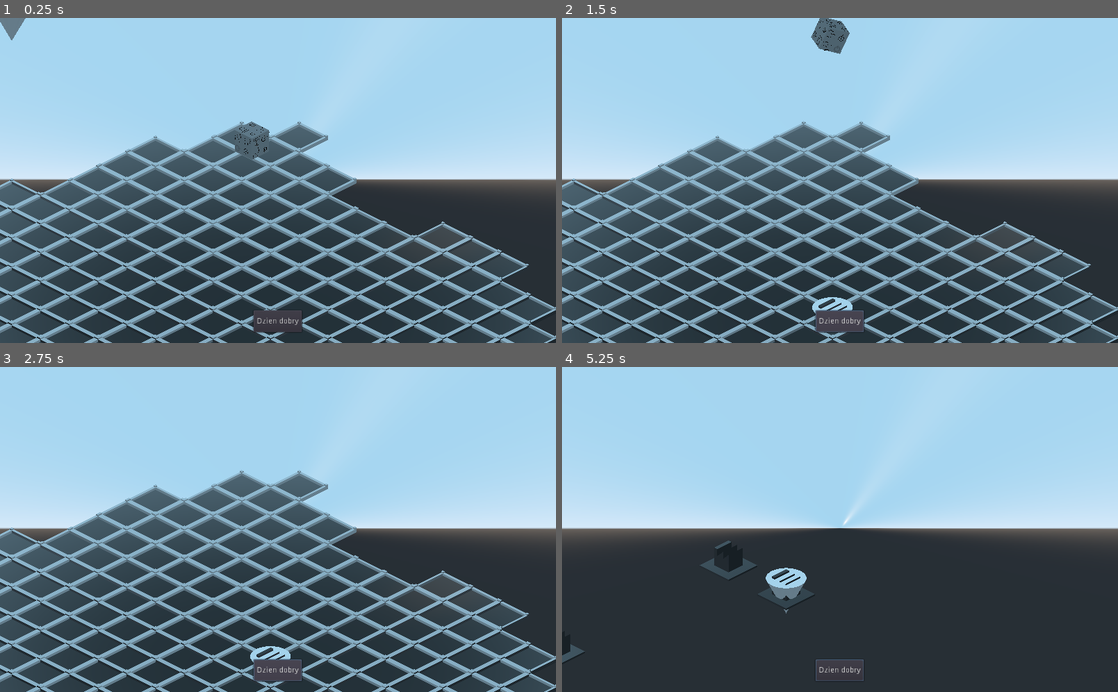
Above: before the commit, frames 1-4 (two rows, left to right).
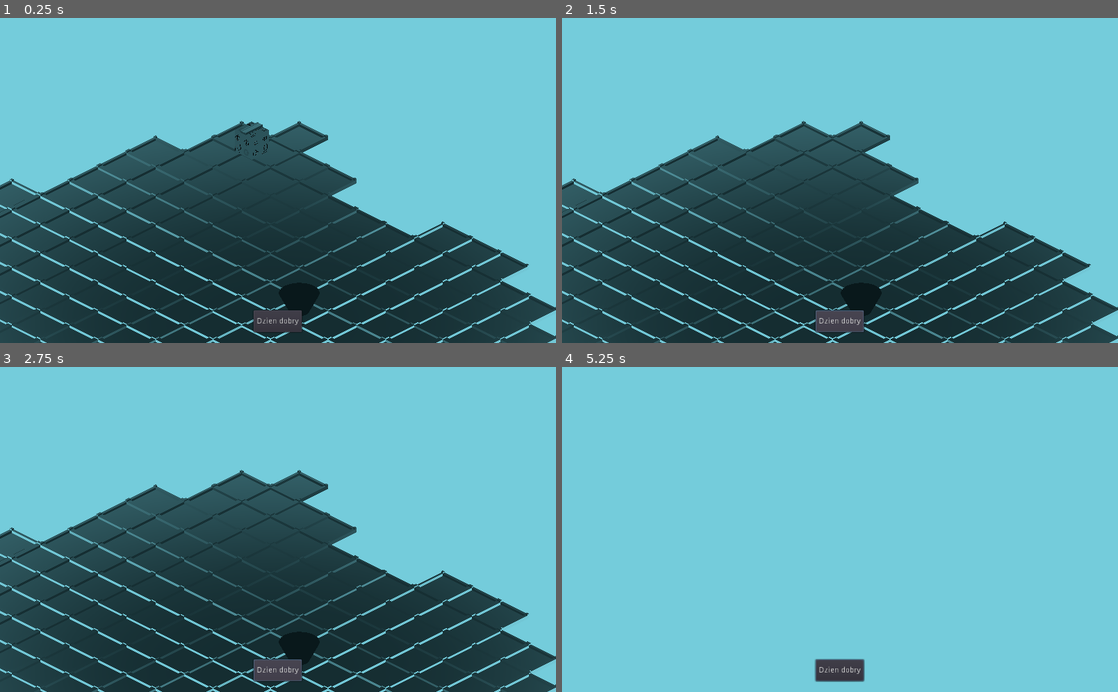
Above: after the commit, the same moments.

Repository: RudyMis/roll-the-dice
Game: Godot game, scene res://scenes/grid.tscn
Same seed, same stepped clock (60 frames per second), same inputs: the game is played once before the commit and once after it. The project has no main scene, so this scene is started directly.
Inputs (mouse positions are in pixels of both pictures, inside the frame that each line leads up to):
- Up to frame 1 (0.25 s): no input
- Up to frame 2 (1.5 s): click "Dzien dobry" at 0.5 s; click "Dzien dobry" at 1.25 s
- Up to frame 3 (2.75 s): click "Dzien dobry" at 2 s
- Up to frame 4 (5.25 s): tap Enter at 2.75, 5 s; move the mouse to (962, 513) at 2.77 s; hold Right mouse button (mouse_right) 2.78-3.53 s; click (962, 513) at 2.92 s; move the mouse to (728, 545) at 3.52 s; right-click (728, 545) at 3.6 s; click (728, 545) at 3.67 s; tap Space at 4.25 s; move the mouse to (895, 458) at 4.27 s; hold Right mouse button (mouse_right) 4.28-5.03 s; click (895, 458) at 4.42 s; move the mouse to (812, 594) at 5.02 s; right-click (812, 594) at 5.1 s; click (812, 594) at 5.17 s

The runs differ from the first frame. In frame 1, 72% of the frame differs, in the area x 0-100%, y 0-100%; in frame 2, 72%; in frame 3, 72%; in frame 4, 99%.

Commit message:
road on dice

Diff:
--- a/DiceGuard.gd
+++ b/DiceGuard.gd
@@ -1,4 +1,6 @@
 extends RayCast
+
+signal Rolled
 
 export (NodePath) var np_dice
 onready var dice = get_node(np_dice)
@@ -6,15 +8,15 @@
 var last_pos = translation
 var stop = true
 
-func _process(delta):
+func _process(_delta):
 	translation = dice.translation
 	var collider = get_collider()
 	var pos = translation
-	if (collider != null):
-		if (pos.distance_squared_to(last_pos) < 1e-8):
+	if collider != null:
+		if pos.distance_squared_to(last_pos) < 1e-8:
 			if stop == false:
-				var colliding = 7 - int(collider.get_name()[5])
-				print("Wyrzucono: " + String(colliding))
+#				var colliding = 7 - int(collider.get_name()[5])
+#				print("Wyrzucono: " + String(colliding))
 				stop = true
 		else:
 			stop = false
--- /dev/null
+++ b/autoload/game_controller.gd
@@ -0,0 +1,4 @@
+extends Node
+
+func _ready():
+	pass # Replace with function body.
--- /dev/null
+++ b/autoload/side_generator.gd
@@ -0,0 +1,73 @@
+extends Node
+
+var ps_side = preload("res://scenes/dice/side.tscn")
+var all_types = ["factory", "house", "tree", "water"]
+var all_dividers = ["road"]
+var divider_chance = 0.5
+var sprites_directory = "res://assets/sprites/"
+var mesh_directory = "res://scenes/dividers/"
+
+func get_files(directory: String, prefix: String, sufix: String):
+	var files = []
+	var dir = Directory.new()
+	dir.open(directory)
+	dir.list_dir_begin()
+
+	while true:
+		var file = dir.get_next()
+		if file == "":
+			break
+		elif file.begins_with(prefix) and file.ends_with(sufix):
+			files.append(file)
+
+	dir.list_dir_end()
+	return files
+
+func create_divider(types = all_dividers):
+	if randf() > divider_chance:
+		return null
+
+	var type = randi() % len(types)
+	# FIXME: Give correct path to mesh files
+	var mesh_files = get_files(mesh_directory, types[type], ".tscn")
+	if len(mesh_files) == 0:
+		print("No meshes for type: ", types[type])
+		return null
+	var mesh_idx = randi() % len(mesh_files)
+	var ps_mesh = load(mesh_directory + mesh_files[mesh_idx])
+	if ps_mesh and ps_mesh.has_method("instance"):
+		var mesh = ps_mesh.instance()
+		var direction = randi() % 4
+		mesh.rotate_x(-PI / 2)
+		mesh.rotate_z(direction * PI / 2)
+		return mesh
+	return null
+
+func create_side(types = all_types):
+	randomize()
+	var side = ps_side.instance()
+
+	# Fields
+	for i in range(4):
+		var type = randi() % len(types)
+		var texture_files = get_files(sprites_directory, types[type], ".png")
+		if len(texture_files) == 0:
+			print("No textures for type: ", types[type])
+			continue
+		var texture_idx = randi() % len(texture_files)
+		side.set_field(str(i), load(sprites_directory + texture_files[texture_idx]))
+
+	var divider = create_divider()
+	if divider:
+		divider.scale *= Vector3.ONE / side.scale
+		side.add_child(divider)
+
+	return side
+
+func _ready():
+	pass # Replace with function body.
+
+
+# Called every frame. 'delta' is the elapsed time since the previous frame.
+#func _process(delta):
+#	pass
--- a/default_env.tres
+++ b/default_env.tres
@@ -3,5 +3,6 @@
 [sub_resource type="ProceduralSky" id=1]
 
 [resource]
-background_mode = 2
+background_mode = 1
 background_sky = SubResource( 1 )
+background_color = Color( 0.458824, 0.803922, 0.862745, 1 )
--- a/project.godot
+++ b/project.godot
@@ -37,7 +37,7 @@
 
 [autoload]
 
-SideGenerator="*res://side_generator.gd"
+SideGenerator="*res://autoload/side_generator.gd"
 
 [global]
 
--- a/scenes/Pointer.gd
+++ b/scenes/Pointer.gd
@@ -5,7 +5,7 @@
 
 export var transition_speed = 0.1
 
-func _process(delta):
+func _process(_delta):
 	var pos2d = get_viewport().get_mouse_position()
 	var pos3d = plane.intersects_ray($"../Camera".project_ray_origin(pos2d),$"../Camera".project_ray_normal(pos2d))
 	if (pos3d != null):
--- a/scenes/TileAdder.gd
+++ b/scenes/TileAdder.gd
@@ -1,14 +1,14 @@
 extends Spatial
 
+export var transition_speed = 0.1
+
 var tiles = []
+var current_tile = null
+var last_pos = Vector3(0, 0, 0)
+var plane = Plane(Vector3(0, 1, 0), 0)
 
-var tileset = { "factory" : load("res://scenes/tiles/factory.tscn"),
-				"tree" : load("res://scenes/tiles/tree.tscn"),
-				"house" : load("res://scenes/tiles/house.tscn"), }
-
-export var current_tile = "house"
-
-var plane = Plane(Vector3(0, 1, 0), 0)
+onready var camera = $Camera
+onready var tween = $Tween
 
 func _ready():
 	pass
@@ -17,14 +17,32 @@
 	if event is InputEventMouseButton and event.button_index == BUTTON_LEFT:
 		var mouse_pos = get_viewport().get_mouse_position();
 		var pos = plane.intersects_ray(
-			$"../Camera".project_ray_origin(mouse_pos),
-			$"../Camera".project_ray_normal(mouse_pos)
+			camera.project_ray_origin(mouse_pos),
+			camera.project_ray_normal(mouse_pos)
 			)
 		if (pos != null):
 			pos.x = round(pos.x)
 			pos.z = round(pos.z)
-			if tiles.find(Vector2(pos.x, pos.z)) == -1:
-				var tile_to_add = tileset[current_tile].instance()
-				tile_to_add.translation = pos
-				add_child(tile_to_add)
+			if tiles.find(Vector2(pos.x, pos.z)) == -1 and current_tile != null:
+				current_tile.translation = pos
+				add_child(current_tile)
 				tiles.append(Vector2(pos.x, pos.z))
+				current_tile = null
+
+func _process(_delta):
+	var pos2d = get_viewport().get_mouse_position()
+	var pos3d = plane.intersects_ray(camera.project_ray_origin(pos2d), camera.project_ray_normal(pos2d))
+	if (pos3d != null):
+		pos3d.x = round(pos3d.x)
+		pos3d.z = round(pos3d.z)
+		if last_pos != pos3d and current_tile:
+			# animate movement
+			if tween.is_active():
+				tween.stop_all()
+				tween.remove_all()
+				last_pos = translation
+			tween.interpolate_property(current_tile, "translation",
+				last_pos, pos3d, transition_speed,
+				Tween.TRANS_LINEAR, Tween.EASE_IN_OUT)
+			tween.start()
+			last_pos = pos3d
--- a/scenes/camera.gd
+++ b/scenes/camera.gd
@@ -1,5 +1,4 @@
 extends Camera
-
 
 export (float) var speed = -0.025
 export (NodePath) var np_dice
@@ -17,7 +16,7 @@
 
 func _on_roll_pressed():
 	if dice and dice.is_class("Dice"):
-		var dice_target_position = viewport_to_map(get_viewport().size * Vector2(0.5, 0.75))
+		var dice_target_position = viewport_to_map(get_viewport().size * Vector2(0.5, 0.5))
 
 		if dice_target_position:
 			dice.roll(Vector3.UP + (dice_target_position - dice.transform.origin) / 10)
--- a/scenes/dice/dice.gd
+++ b/scenes/dice/dice.gd
@@ -1,6 +1,7 @@
 extends RigidBody
 
 class_name Dice
+
 func is_class(name): return name == "Dice" || .is_class(name)
 func get_class(): return "Dice"
 
--- a/scenes/dice/dice.tscn
+++ b/scenes/dice/dice.tscn
@@ -84,19 +84,19 @@
 transform = Transform( 1.5, 0, 0, 0, 1.5, 0, 0, 0, 1.5, 0, 0, 0 )
 
 [node name="0" type="Spatial" parent="visual_sides"]
-transform = Transform( 0, -0.04, 1.74846e-09, -0.04, 7.64274e-17, 1.74846e-09, -1.74846e-09, -1.74846e-09, -0.04, 0, -4.37114e-10, 0.21 )
+transform = Transform( 4.37114e-08, -1, 1.50996e-07, -1, -4.37114e-08, 4.37115e-08, -4.37115e-08, -1.50996e-07, -1, 0, -4.37114e-10, 0.21 )
 
 [node name="1" type="Spatial" parent="visual_sides"]
-transform = Transform( -1.74846e-09, -1.74846e-09, -0.04, -0.04, 0, 1.74846e-09, -1.11022e-16, 0.04, -1.74846e-09, -0.21, 4.37114e-10, 0 )
+transform = Transform( 1.91069e-15, -4.37114e-08, 1, -1, -4.37114e-08, 0, 4.37114e-08, -1, -4.37114e-08, -0.21, 4.37114e-10, 0 )
 
 [node name="2" type="Spatial" parent="visual_sides"]
-transform = Transform( 0.04, -1.11022e-16, 1.29875e-23, -6.61744e-24, -1.74846e-09, -0.04, 1.11022e-16, 0.04, -1.74846e-09, 0, 0.21, 2.98023e-08 )
+transform = Transform( 1, -2.77555e-15, 1.21323e-22, 0, -4.37114e-08, -1, 2.77555e-15, 1, -4.37114e-08, 0, 0.21, 2.98023e-08 )
 
 [node name="3" type="Spatial" parent="visual_sides"]
-transform = Transform( 0.04, -1.11022e-16, 1.29875e-23, -6.61744e-24, -1.74846e-09, -0.04, 1.11022e-16, 0.04, -1.74846e-09, 1.77636e-15, -0.21, 0 )
+transform = Transform( 1, 0, 0, 0, -4.37114e-08, 1, 0, -1, -4.37114e-08, 1.77636e-15, -0.21, 0 )
 
 [node name="4" type="Spatial" parent="visual_sides"]
-transform = Transform( -1.74846e-09, -1.74846e-09, -0.04, -0.04, 0, 1.74846e-09, -1.11022e-16, 0.04, -1.74846e-09, 0.21, -4.37114e-10, 2.98023e-08 )
+transform = Transform( -4.37115e-08, -4.37114e-08, -1, -1, 7.54979e-08, 4.37115e-08, 7.54979e-08, 1, -4.37114e-08, 0.21, -4.37114e-10, 2.98023e-08 )
 
 [node name="5" type="Spatial" parent="visual_sides"]
-transform = Transform( 0.04, 0, 0, 0, 0.04, 0, 0, 0, 0.04, 0, 0, -0.21 )
+transform = Transform( 1, 0, 0, 0, 1, 0, 0, 0, 1, 0, 0, -0.21 )
--- a/scenes/dice/side.tscn
+++ b/scenes/dice/side.tscn
@@ -4,6 +4,7 @@
 [ext_resource path="res://assets/sprites/tree4.png" type="Texture" id=2]
 
 [node name="side" type="Spatial"]
+transform = Transform( 0.04, 0, 0, 0, 0.04, 0, 0, 0, 0.04, 0, 0, 0 )
 script = ExtResource( 1 )
 
 [node name="1" type="Sprite3D" parent="."]
--- a/scenes/grid.tscn
+++ b/scenes/grid.tscn
@@ -1,10 +1,9 @@
-[gd_scene load_steps=10 format=2]
+[gd_scene load_steps=9 format=2]
 
 [ext_resource path="res://scenes/grid_placeholder.tres" type="ArrayMesh" id=1]
 [ext_resource path="res://scenes/dice/dice.tscn" type="PackedScene" id=2]
 [ext_resource path="res://scenes/camera.tscn" type="PackedScene" id=3]
 [ext_resource path="res://scenes/TileAdder.gd" type="Script" id=4]
-[ext_resource path="res://scenes/Pointer.gd" type="Script" id=5]
 [ext_resource path="res://scenes/DiceGuard.tscn" type="PackedScene" id=6]
 
 [sub_resource type="MeshLibrary" id=1]
@@ -23,6 +22,7 @@
 extents = Vector3( 1000, 1, 1000 )
 
 [node name="grid" type="Spatial"]
+script = ExtResource( 4 )
 
 [node name="GridMap" type="GridMap" parent="."]
 transform = Transform( 0.5, 0, 0, 0, 0.5, 0, 0, 0, 0.5, 0.5, -0.25, 0.5 )
@@ -50,19 +50,16 @@
 [node name="Pointer" type="MeshInstance" parent="."]
 mesh = SubResource( 2 )
 material/0 = null
-script = ExtResource( 5 )
-
-[node name="Tween" type="Tween" parent="Pointer"]
 
 [node name="TileAdder" type="Spatial" parent="."]
-script = ExtResource( 4 )
-current_tile = "factory"
 
 [node name="dice" parent="." instance=ExtResource( 2 )]
 transform = Transform( 1, 0, 0, 0, 1, 0, 0, 0, 1, -5.23287, 1.47664, -3.58451 )
 
-[node name="StaticBody" type="StaticBody" parent="."]
+[node name="dice_floor" type="StaticBody" parent="."]
 transform = Transform( 1, 0, 0, 0, 1, 0, 0, 0, 1, 0, -0.5, 0 )
 
-[node name="CollisionShape" type="CollisionShape" parent="StaticBody"]
+[node name="CollisionShape" type="CollisionShape" parent="dice_floor"]
 shape = SubResource( 3 )
+
+[node name="Tween" type="Tween" parent="."]
Renamed: scenes/roads/stub.tscn -> scenes/dividers/road0.tscn
Renamed: scenes/roads/turn.tscn -> scenes/dividers/road1.tscn
Renamed: scenes/roads/straight.tscn -> scenes/dividers/road2.tscn
Renamed: scenes/roads/cross3.tscn -> scenes/dividers/road3.tscn
Renamed: scenes/roads/cross4.tscn -> scenes/dividers/road4.tscn
